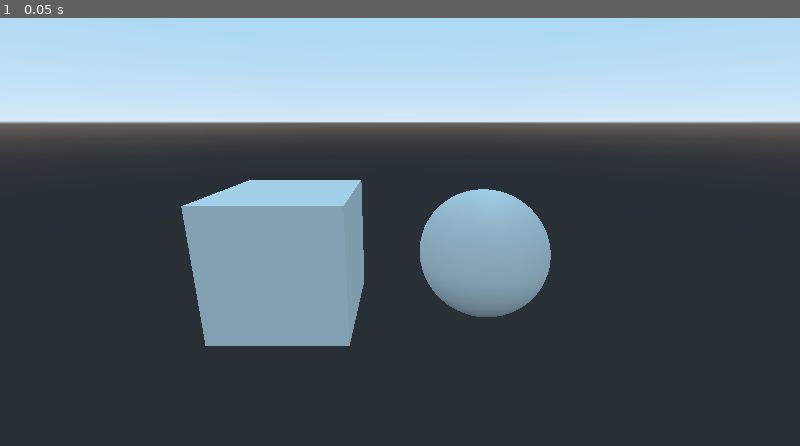
Above: before the commit, frame 1.
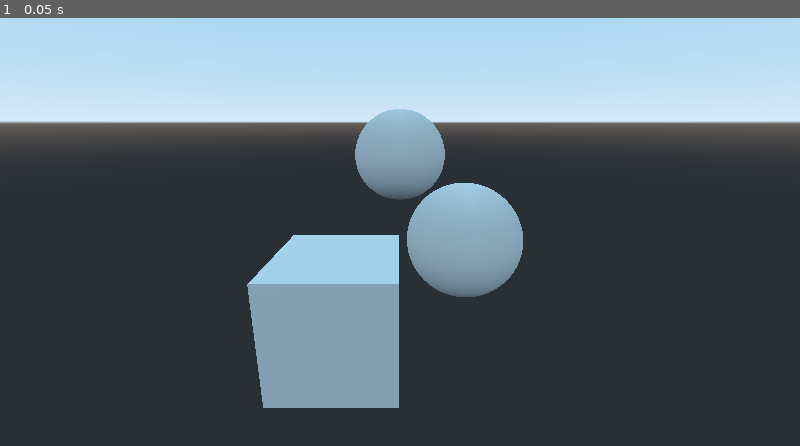
Above: after the commit, the same moment.

Repository: mohxmmad/grtc
Game: Godot game, scene res://GRTC.tscn
The game is run twice, just before and just after one commit, with the same random seed, the same clock (stepped at 60 frames per second) and the same inputs.
Inputs:
- Up to frame 1 (0.05 s): no input

The runs differ from the first frame. In frame 1, 14% of the frame differs, in the area x 22-69%, y 21-92%.

Commit message:
Initial commit from Godot GRTC Panel

Diff:
--- a/GRTC.tscn
+++ b/GRTC.tscn
@@ -1,18 +1,24 @@
-[gd_scene load_steps=3 format=2]
+[gd_scene load_steps=4 format=2]
 
 [sub_resource type="CubeMesh" id=1]
 
 [sub_resource type="SphereMesh" id=2]
 
+[sub_resource type="CapsuleMesh" id=3]
+
 [node name="GRTC" type="Spatial"]
 
 [node name="Cube" type="MeshInstance" parent="."]
-transform = Transform( 1, 0, 0, 0, 1, 0, 0, 0, 1, -1.69948, 0, 0 )
+transform = Transform( 1, 0, 0, 0, 1, 0, 0, 0, 1, -1.011, -1.059, 0 )
 mesh = SubResource( 1 )
 
 [node name="Camera" type="Camera" parent="."]
 transform = Transform( 1, 0, 0, 0, 0.965926, 0.258819, 0, -0.258819, 0.965926, 0, 2, 5 )
 
 [node name="Sphere" type="MeshInstance" parent="."]
-transform = Transform( 1, 0, 0, 0, 1, 0, 0, 0, 1, 1.31561, 0, 0 )
+transform = Transform( 1, 0, 0, 0, 1, 0, 0, 0, 1, 1.121, 0, -0.6 )
 mesh = SubResource( 2 )
+
+[node name="MeshInstance" type="MeshInstance" parent="."]
+transform = Transform( 1, 0, 0, 0, 1, 0, 0, 0, 1, 0, 1.28573, -3.08634 )
+mesh = SubResource( 3 )
Not shown, changed: addons/grtc/grtc_dock.gd
